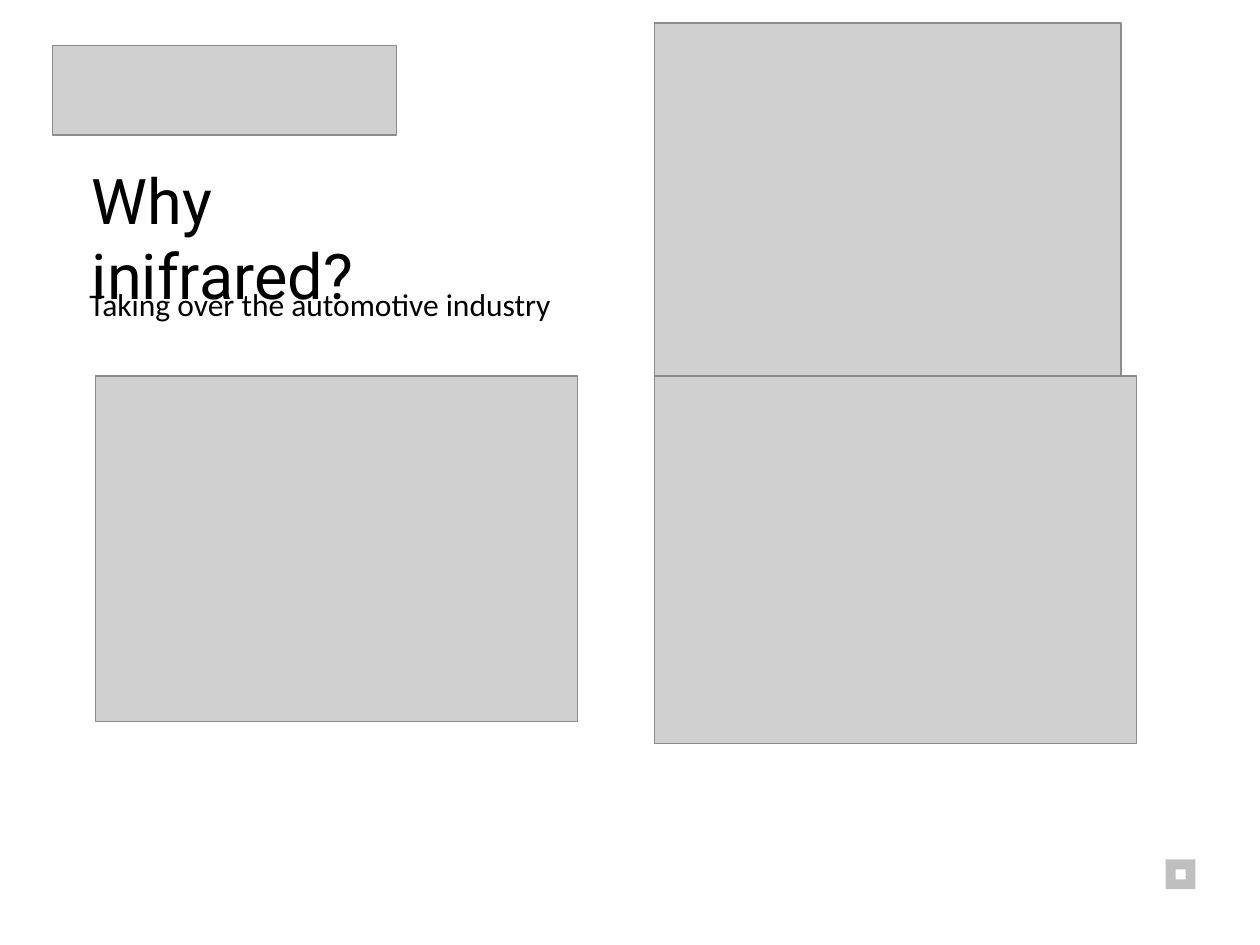
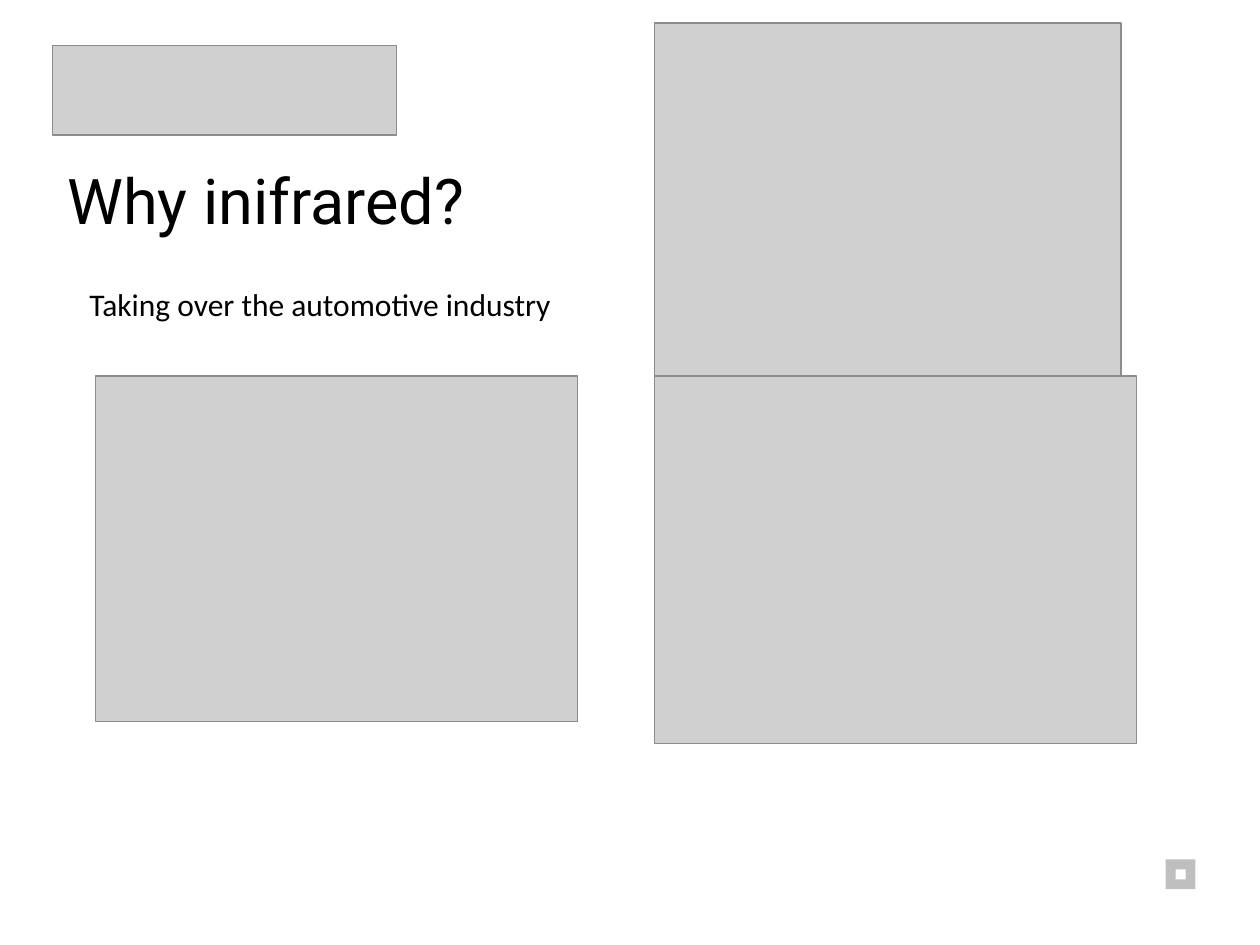
Before and after one commit to hszilard13/Infared-based-Image-processing-Zybo, a slide deck: slide 2 of Presentation/Presentation.pptx. Drawn at 1260x945 pixels with LibreOffice and Linux fonts; fonts in the diff are those of the drawing; grey boxes stand for pictures. Boxes give left, top, right and bottom in pixels: in the first picture for what was removed or moved away, otherwise in the second. Text is boxed around its words. In the diff, an @@ line names an element or a change of style, - is before the commit and + after.

```diff
--- a/Presentation/Presentation.pptx
+++ b/Presentation/Presentation.pptx
@@ text "Why inifrared?" rewrapped from [92,176,353,315] to [67,176,464,238] @@
```
Also in this commit, not shown: 3 other slides changed, 1 slide added.
